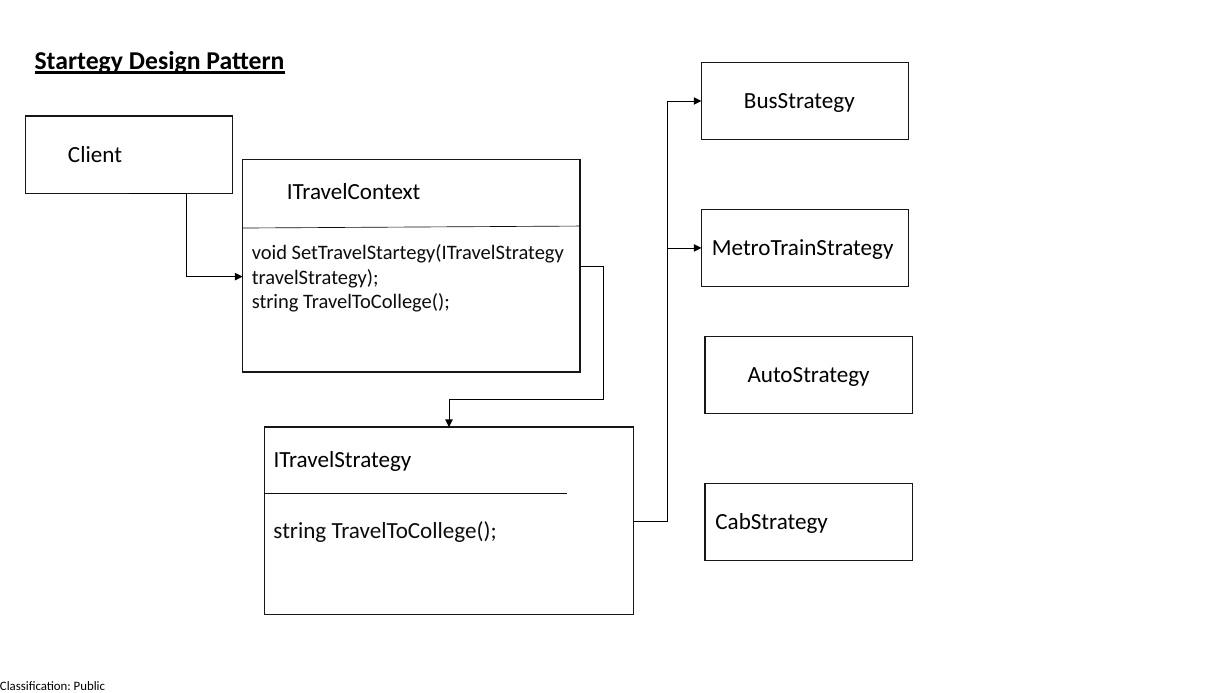
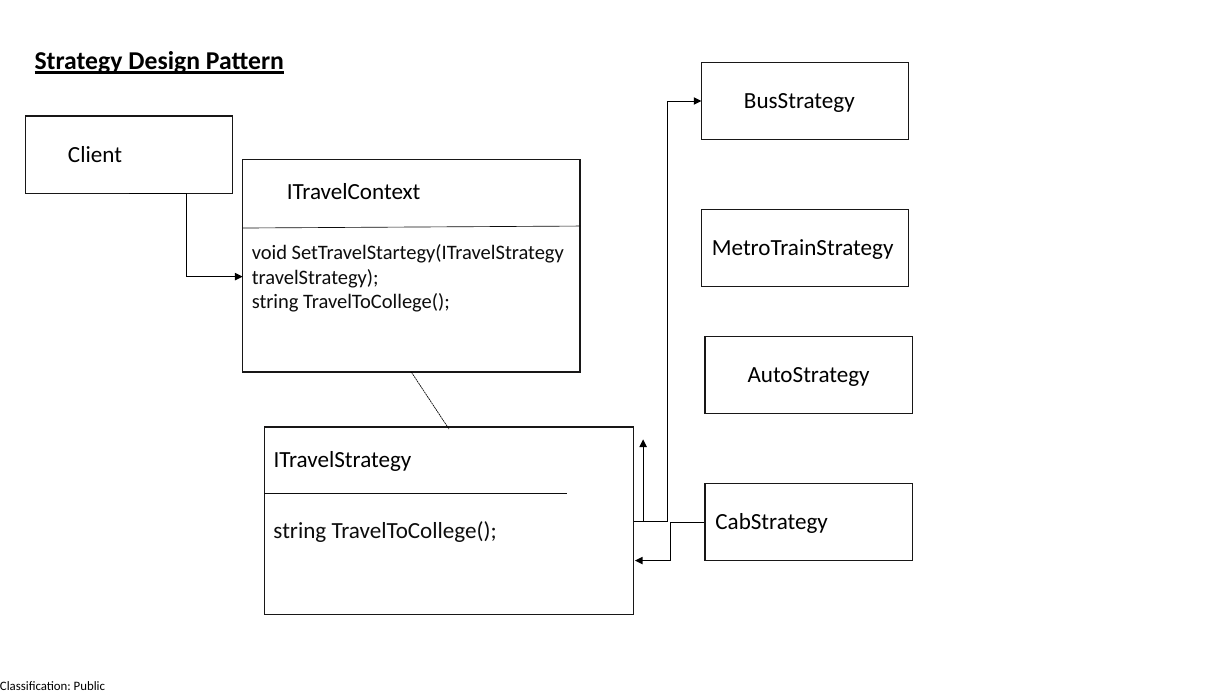
Before and after one commit to manaswiniray/DesignPatterns, a slide deck: slide 17 of UMLDiagrams.pptx. Drawn at 1232x693 pixels with LibreOffice and Linux fonts; fonts in the diff are those of the drawing. Boxes give left, top, right and bottom in pixels: in the first picture for what was removed or moved away, otherwise in the second. Text is boxed around its words. In the diff, an @@ line names an element or a change of style, - is before the commit and + after.

```diff
--- a/UMLDiagrams.pptx
+++ b/UMLDiagrams.pptx
@@ text at [35, 51, 284, 74]: text changed @@
-Startegy Design Pattern
+Strategy Design Pattern
@@ line added from (411, 372) to (449, 429), #000000 0.5 pt dashed @@
@@ elbow arrow moved from (634, 521) - (701, 248) to (634, 521) - (643, 440) @@
@@ elbow arrow moved from (580, 266) - (449, 427) to (705, 522) - (635, 561) @@
```
Also in this commit, not shown: 2 other slides changed, 3 other files.
